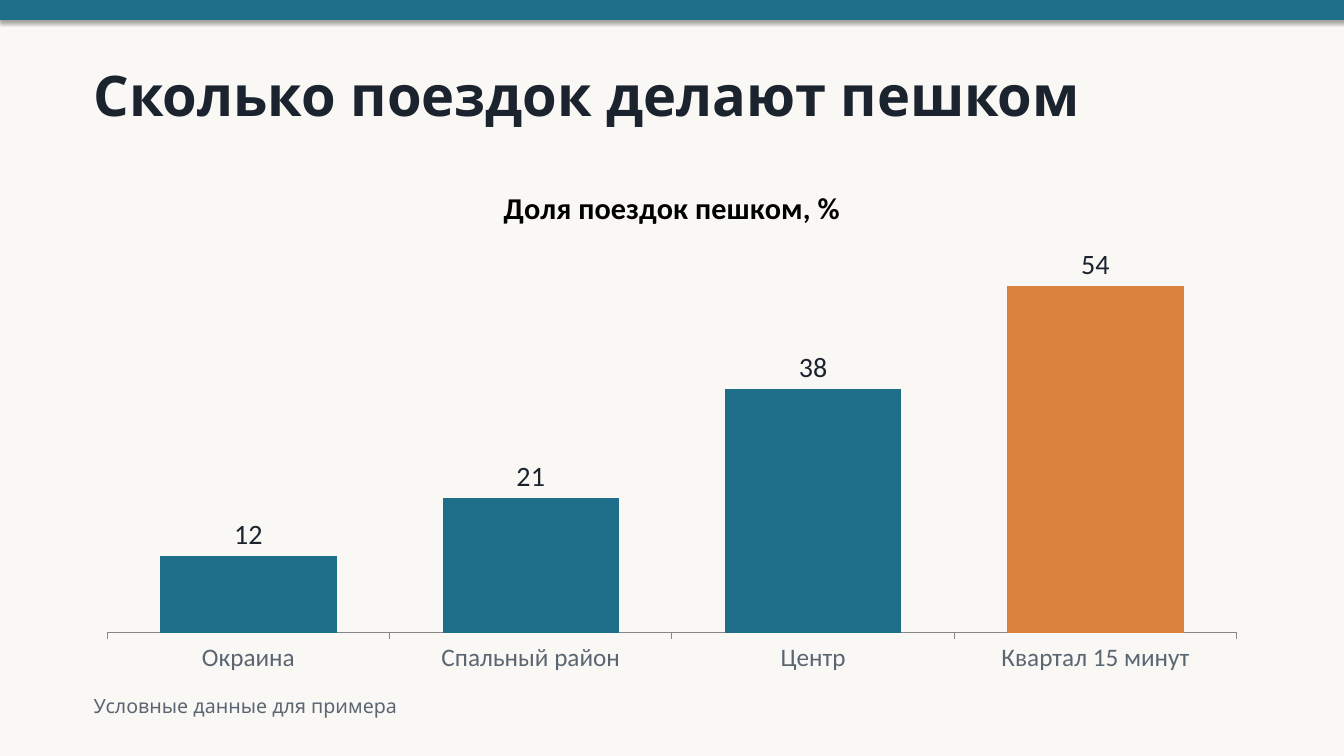
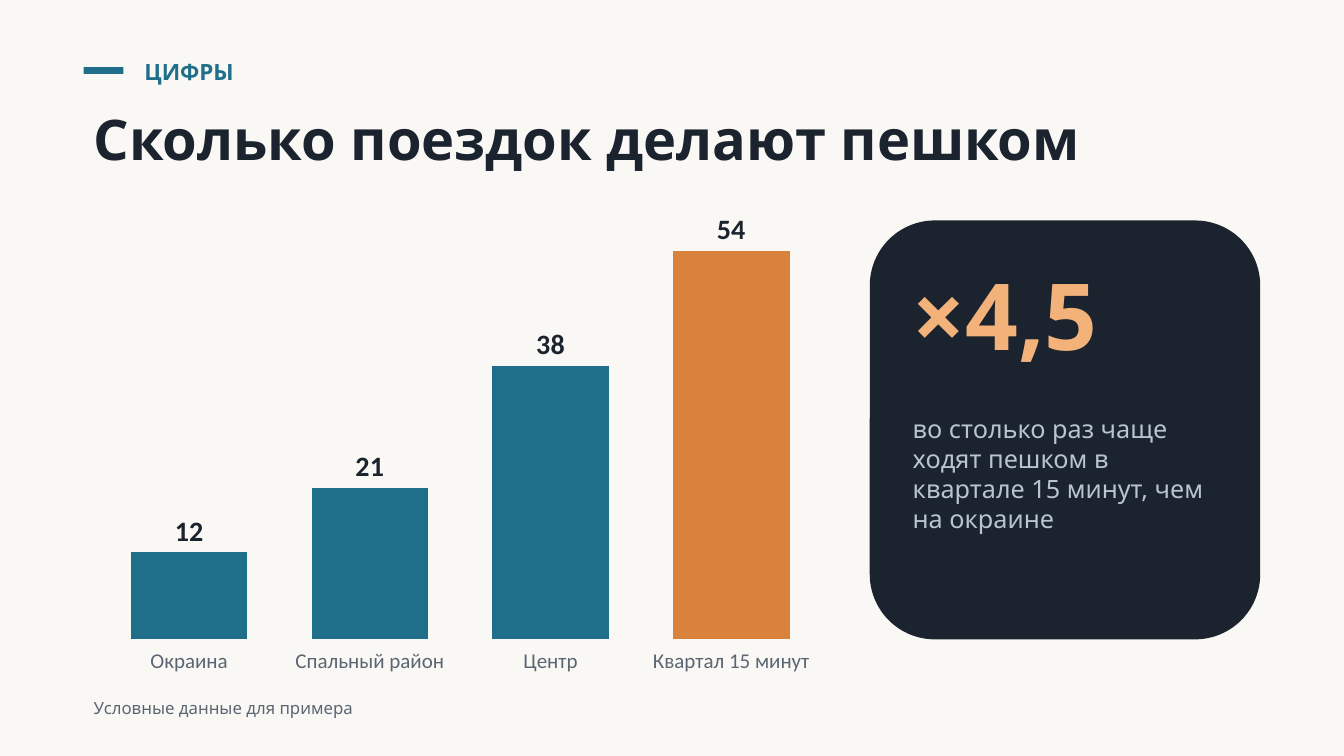
Before and after one commit to veracerkof-debug/deixis-app, a slide deck: slide 3 of android/phone/src/main/assets/demo/Лекция. Город 15 минут.pptx. Drawn at 1344x756 pixels with LibreOffice and Linux fonts; fonts in the diff are those of the drawing. Boxes give left, top, right and bottom in pixels: in the first picture for what was removed or moved away, otherwise in the second. Text is boxed around its words. In the diff, an @@ line names an element or a change of style, - is before the commit and + after.

```diff
--- a/android/phone/src/main/assets/demo/Лекция. Город 15 минут.pptx
+++ b/android/phone/src/main/assets/demo/Лекция. Город 15 минут.pptx
@@ rectangle: place and size @@
-rectangle at (0,0,1344,20)
+rectangle at (84,68,123,75)
@@ rectangle at (84,68,123,75): shadow off @@
@@ text added at (144,63,233,85), 16 pt, text #1F6F8B, bold @@
+ЦИФРЫ
@@ text "Сколько поездок делают пешком": place and size @@
-text "Сколько поездок делают пешком" at (94,75,1080,127)
+text "Сколько поездок делают пешком" at (94,119,1080,171)
@@ column chart at (84,199,837,684) @@
@@ title "Доля поездок пешком, %" removed @@
-Доля поездок пешком, %: 12, 21, 38, 54
+Series 1: 12, 21, 38, 54
@@ data labels of Series 1 changed @@
@@ category axis changed @@
@@ bar spacing changed @@
@@ column chart: place and size @@
-column chart at (84,165,1260,684)
+column chart at (84,199,837,684)
@@ rounded rectangle added at (870,221,1260,640), fill #1B232E @@
@@ text added at (913,284,1098,362), 66 pt, text #F2B27A, bold @@
+×4,5
@@ text added at (913,424,1203,534), 18 pt, text #B8C4CF @@
+во столько раз чаще ходят пешком в квартале 15 минут, чем на окраине
@@ text "Условные данные для примера" at (94,702,353,718): size 14 to 12 pt @@
```
Also in this commit, not shown: 4 other slides changed, 28 other files.
